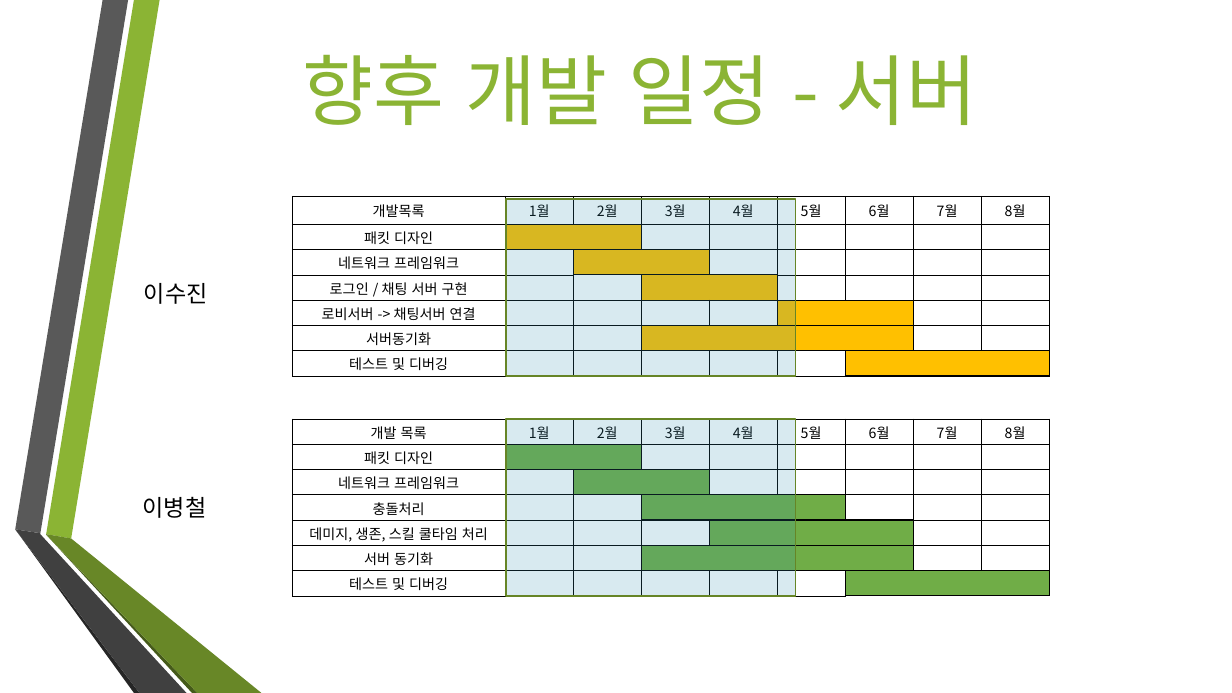
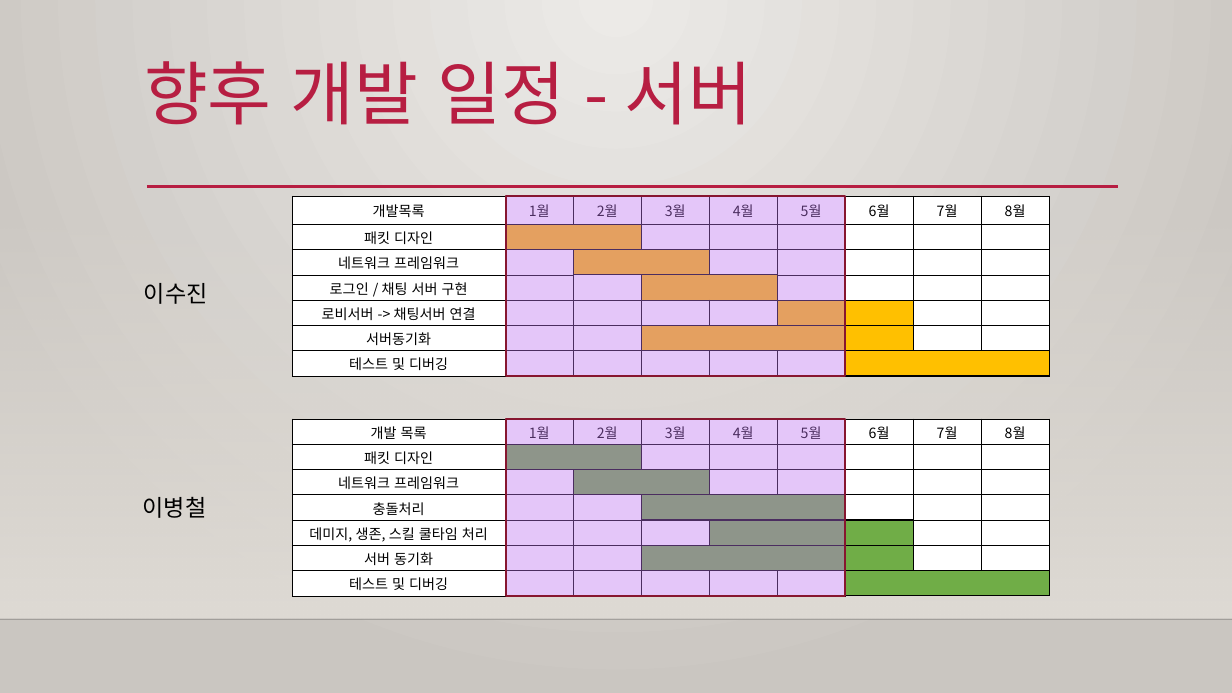
Before and after one commit to jeongHooon/Jungle-War, a slide deck: slide 9 of Jungle War 박정훈 신상우 이수진 이병철.pptx. Drawn at 1232x693 pixels with LibreOffice and Linux fonts; fonts in the diff are those of the drawing; background and template pictures are left out. Boxes give left, top, right and bottom in pixels: in the first picture for what was removed or moved away, otherwise in the second. Text is boxed around its words. In the diff, an @@ line names an element or a change of style, - is before the commit and + after.

```diff
--- a/Jungle War 박정훈 신상우 이수진 이병철.pptx
+++ b/Jungle War 박정훈 신상우 이수진 이병철.pptx
@@ background picture (left out) to gradient #ECEAE7 to #CAC7C1 @@
@@ title "향후 개발 일정 - 서버": place and size @@
-title "향후 개발 일정 - 서버" at (302, 54, 978, 125)
+title "향후 개발 일정 - 서버" at (144, 61, 752, 125)
@@ title "향후 개발 일정 - 서버" at (144, 61, 752, 125): size 60 to 54 pt, text colour #8BB434 to #B71E42; alignment centre to left; line spacing 1 to 0.9; vertical alignment middle to top @@
@@ rectangle added at (0, 204, 1232, 619), fill gradient #DFDBD5 @@
@@ line added from (147, 187) to (1118, 187), #B71E42 2.5 pt @@
@@ rectangle: place and size @@
-rectangle at (506, 199, 795, 376)
+rectangle at (506, 196, 845, 376)
@@ rectangle at (506, 196, 845, 376): fill #3594B4 at 19% opacity to #BC72F0 at 40% opacity; outline #678526 1.25 pt to #871631 1.25 pt @@
@@ rectangle at (506, 419, 845, 596): fill #3594B4 at 19% opacity to #BC72F0 at 40% opacity; outline #678526 1.25 pt to #871631 1.25 pt @@
@@ rectangle: place and size @@
-rectangle at (506, 419, 795, 596)
+rectangle at (506, 419, 845, 596)
@@ group removed at (15, 0, 262, 693): 6 freeform shapes @@
@@ line added from (0, 619) to (1232, 619), #000001 1 pt @@
```
Also in this commit, not shown: 10 other slides changed.
